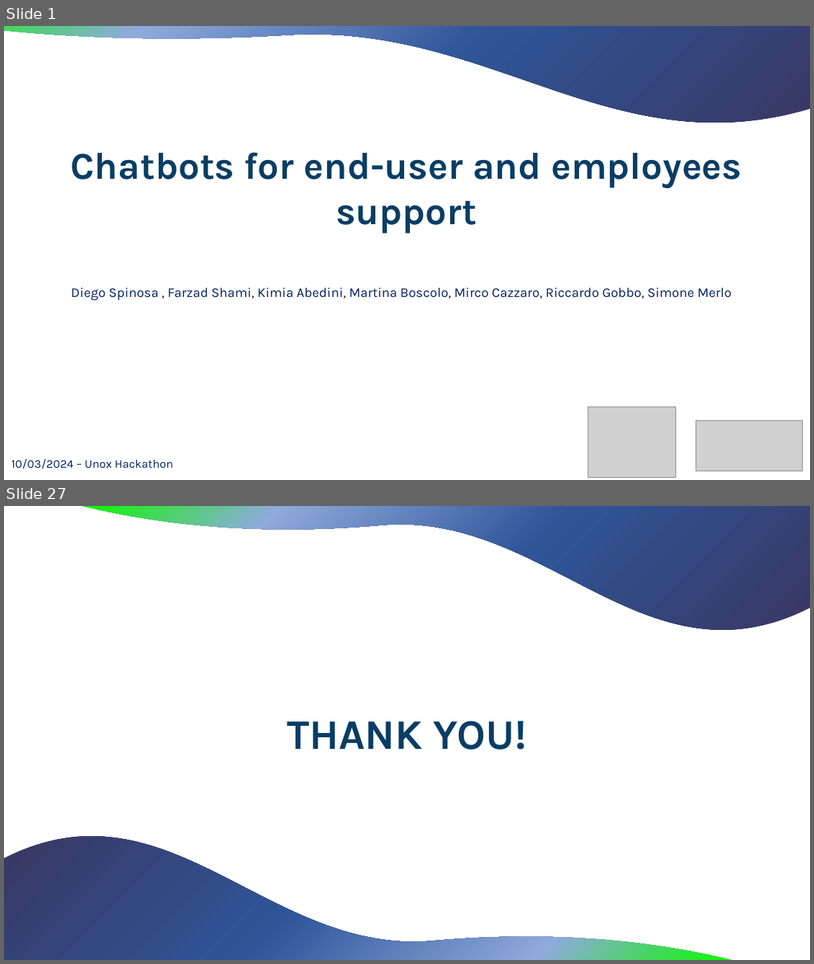
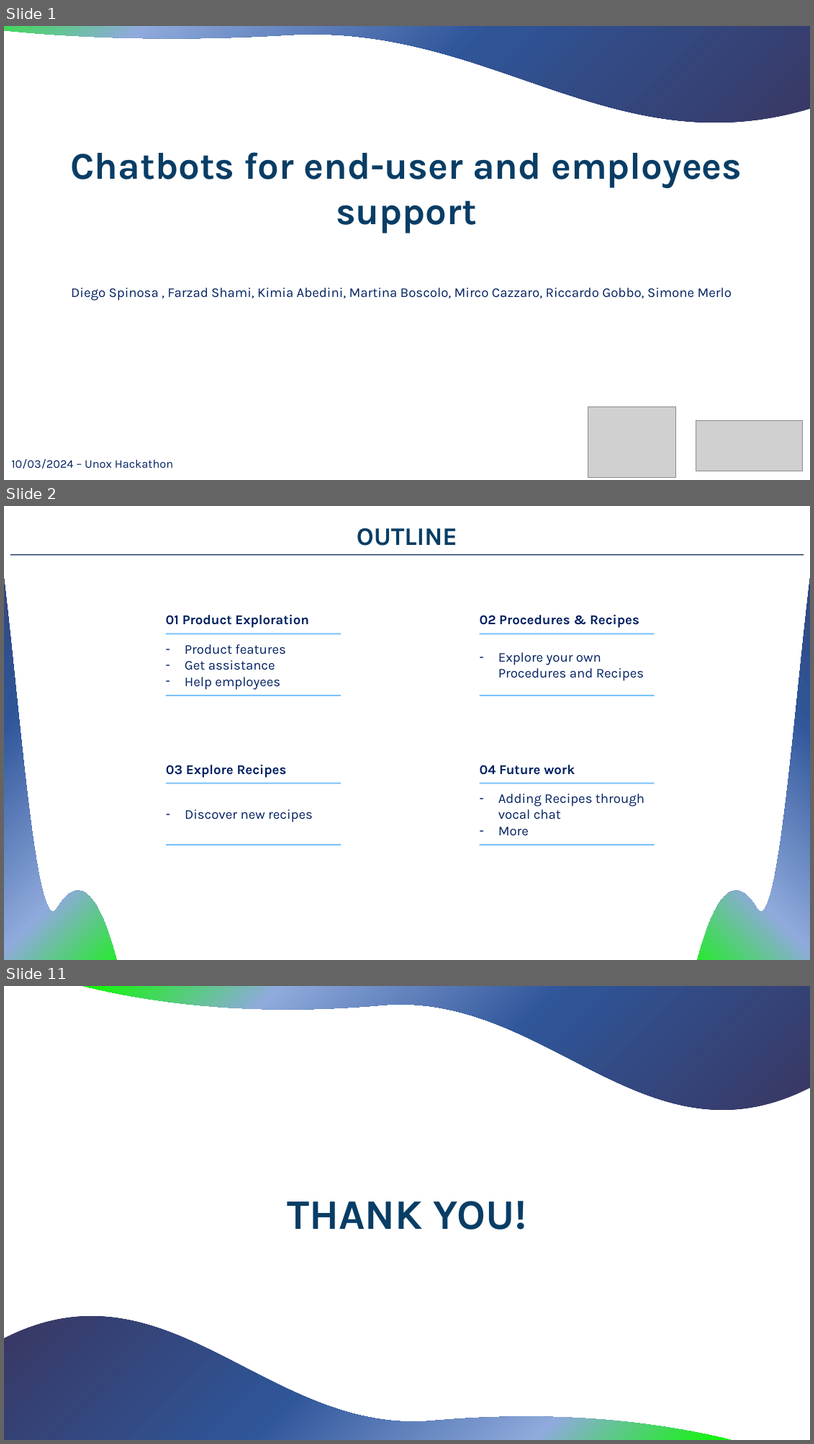
Before and after one commit to MerloSimone/HackatonUnox, a slide deck: Slides/PresentationDS.pptx. Shown one above the other, each under a label of ours: slides 1 and 27 before the commit, slides 1, 2 and 11 after it; the slides between them are not shown. The pictures are 814x964 and 814x1444 pixels, drawn with LibreOffice and Linux fonts; fonts in the diff are those of the drawing; grey boxes stand for pictures. Boxes give left, top, right and bottom in pixels: in the first picture for what was removed or moved away, otherwise in the second. Text is boxed around its words. In the diff, an @@ line names an element or a change of style, - is before the commit and + after.

```diff
--- a/Slides/PresentationDS.pptx
+++ b/Slides/PresentationDS.pptx
@@ slide 2 added at [4,506,810,960], background #FFFFFF @@
@@ freeform shape added at [4,506,124,960], fill gradient #393762 to #2F5597 to #31579B to #8FAADC to #0CFA00 @@
@@ freeform shape added at [691,506,810,960], fill gradient #393762 to #2F5597 to #31579B to #8FAADC to #0CFA00 @@
@@ text added at [357,528,458,546], 30 pt, text #083D65, bold @@
+OUTLINE
@@ rectangle added at [10,554,804,556], fill #203864 @@
@@ group added at [166,614,341,696]: 2 texts, 2 rectangles @@
+01 Product Exploration
+– Product features
+– Get assistance
+– Help employees
@@ group added at [479,614,654,696]: 2 texts, 2 rectangles @@
+02 Procedures & Recipes
+– Explore your own Procedures and Recipes
@@ group added at [479,764,654,845]: 2 texts, 2 rectangles @@
+04 Future work
+– Adding Recipes through vocal chat
+– More
@@ group added at [166,764,341,845]: 2 texts, 2 rectangles @@
+03 Explore Recipes
+– Discover new recipes
@@ what was slide 27 is now slide 11 @@
```
Also in this commit, not shown: 8 other slides added, 25 slides removed.
